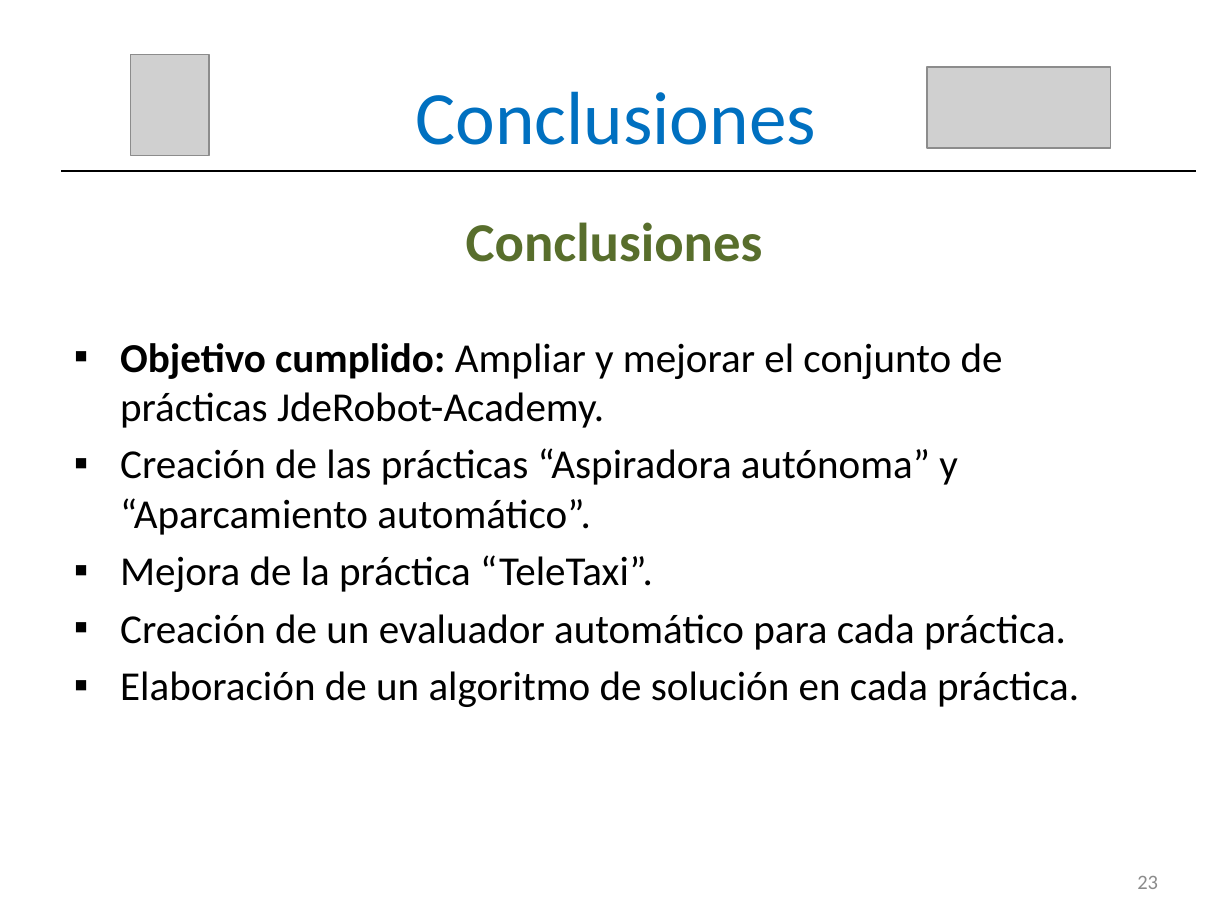
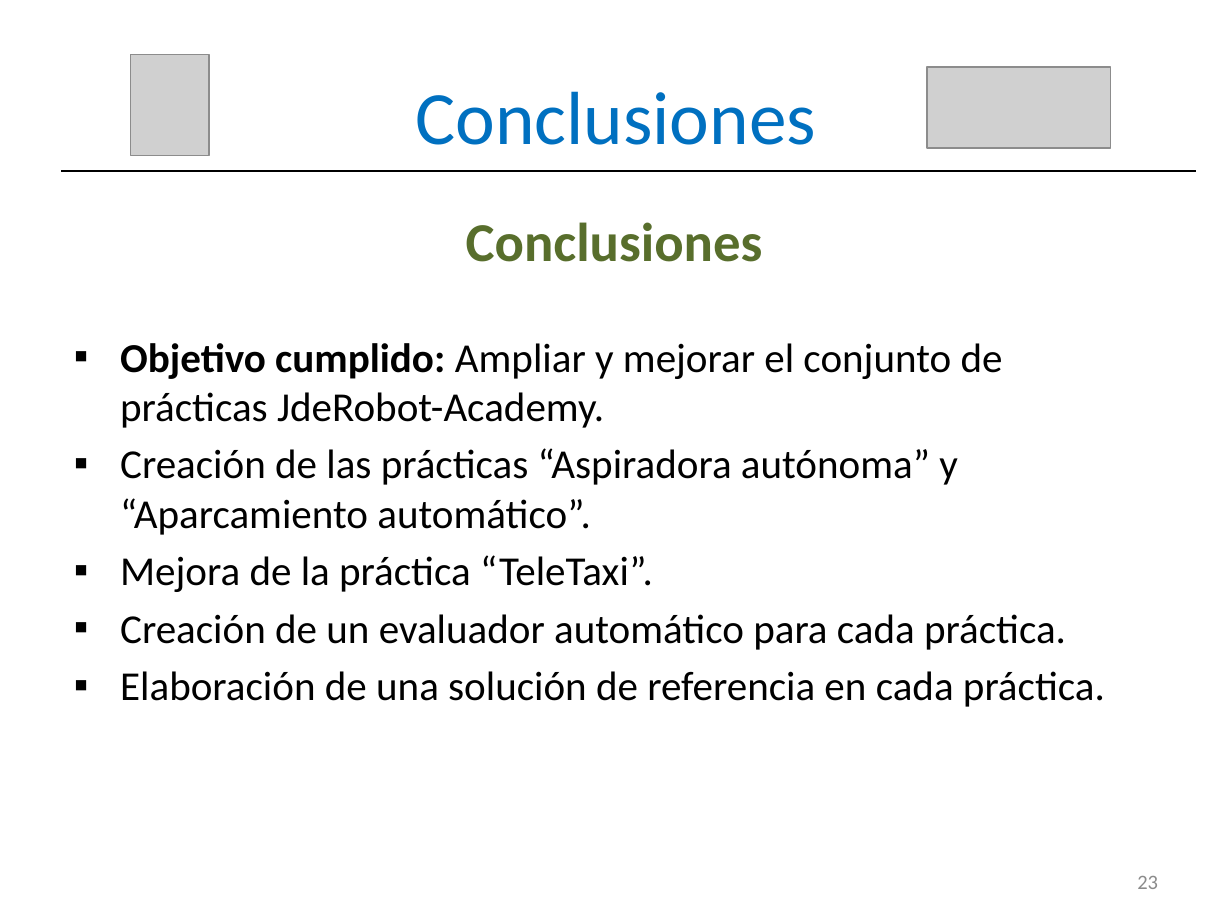
Before and after one commit to RoboticsLabURJC/2016-tfg-vanessa-fernandez, a slide deck: slide 24 of MEMORIA/Presentación.pptx. Drawn at 1232x924 pixels with LibreOffice and Linux fonts; fonts in the diff are those of the drawing; grey boxes stand for pictures. Boxes give left, top, right and bottom in pixels: in the first picture for what was removed or moved away, otherwise in the second. Text is boxed around its words. In the diff, an @@ line names an element or a change of style, - is before the commit and + after.

```diff
--- a/MEMORIA/Presentación.pptx
+++ b/MEMORIA/Presentación.pptx
@@ text at box(120, 671, 1105, 707): text changed @@
-▪ Elaboración de un algoritmo de solución en cada práctica.
+▪ Elaboración de una solución de referencia en cada práctica.
```
Also in this commit, not shown: 12 other slides changed.
